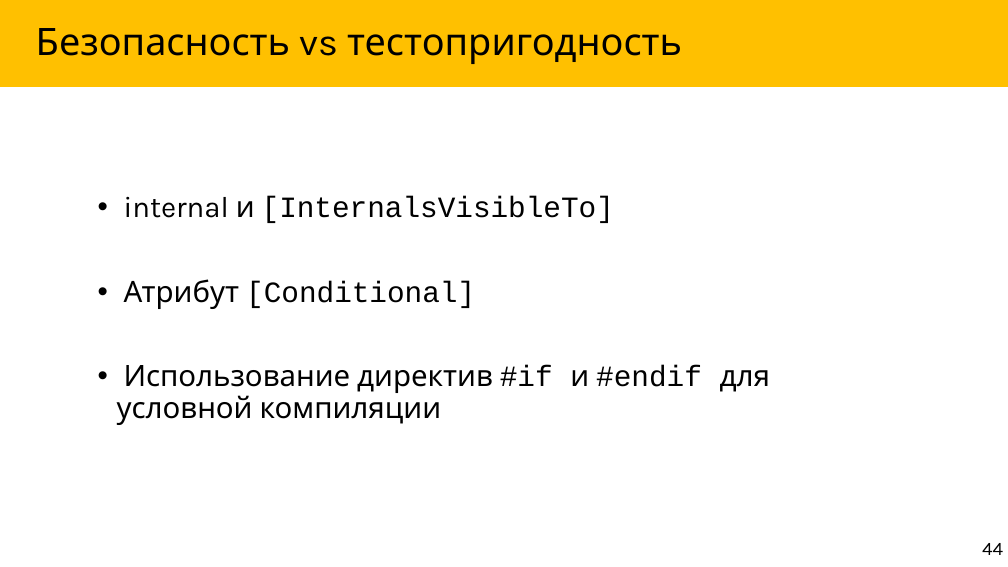
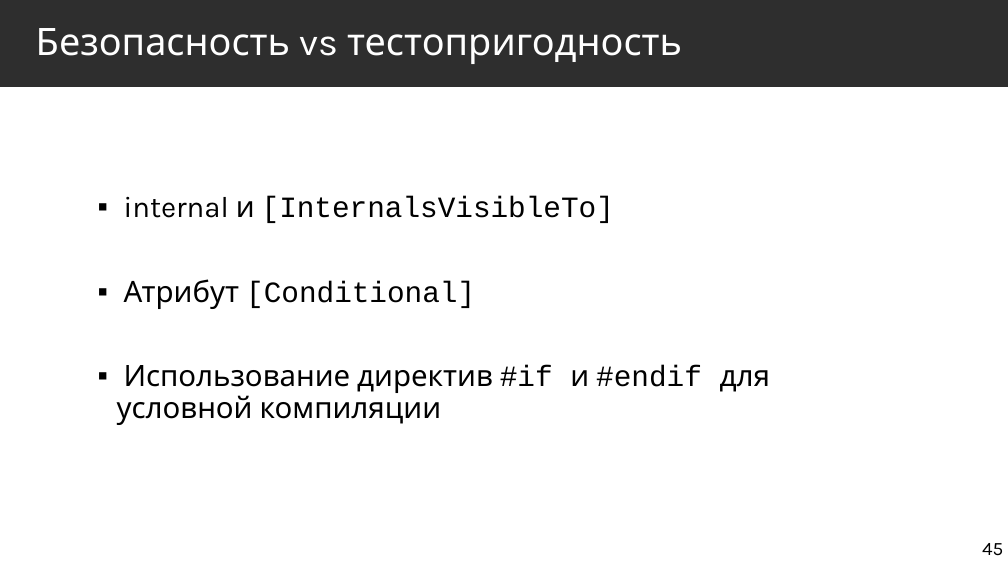
Before and after one commit to Markeli/BugsStrikesBack, a slide deck: slide 45 of docs/Markelow.UnitTests.pptx (slide 44 before the commit). Drawn at 1008x567 pixels with LibreOffice and Linux fonts; fonts in the diff are those of the drawing. Boxes give left, top, right and bottom in pixels: in the first picture for what was removed or moved away, otherwise in the second. Text is boxed around its words. In the diff, an @@ line names an element or a change of style, - is before the commit and + after.

Commit message:
Fixed theme and numeration in presentation

```diff
--- a/docs/Markelow.UnitTests.pptx
+++ b/docs/Markelow.UnitTests.pptx
@@ title "Безопасность vs тестопригодность" at <box>0,0,1008,87</box>: text colour #000000 to #FFFFFF; fill #FFC000 to #2E2E2E @@
@@ text "internal и [InternalsVisibleTo]" at <box>117,196,770,425</box>: bullet • to ▪ @@
@@ text at <box>982,543,1003,556</box>: text changed @@
-44
+45
```
Also in this commit, not shown: 45 other slides changed, 7 slides added, 8 slides removed.
